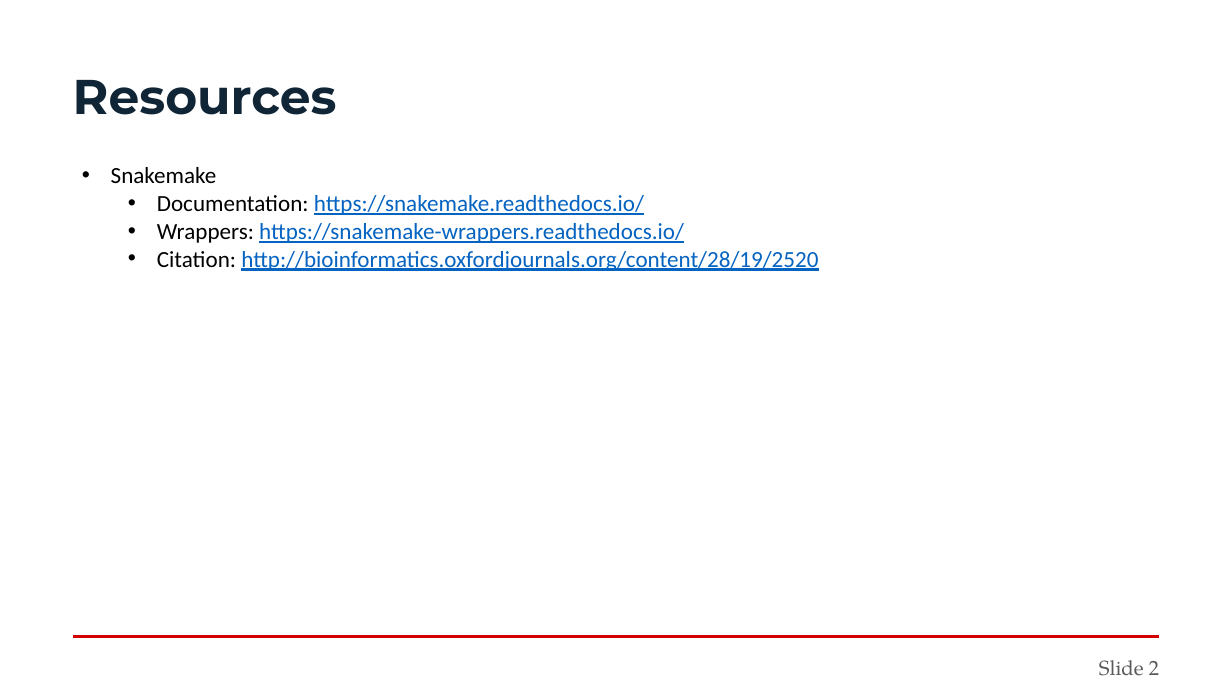
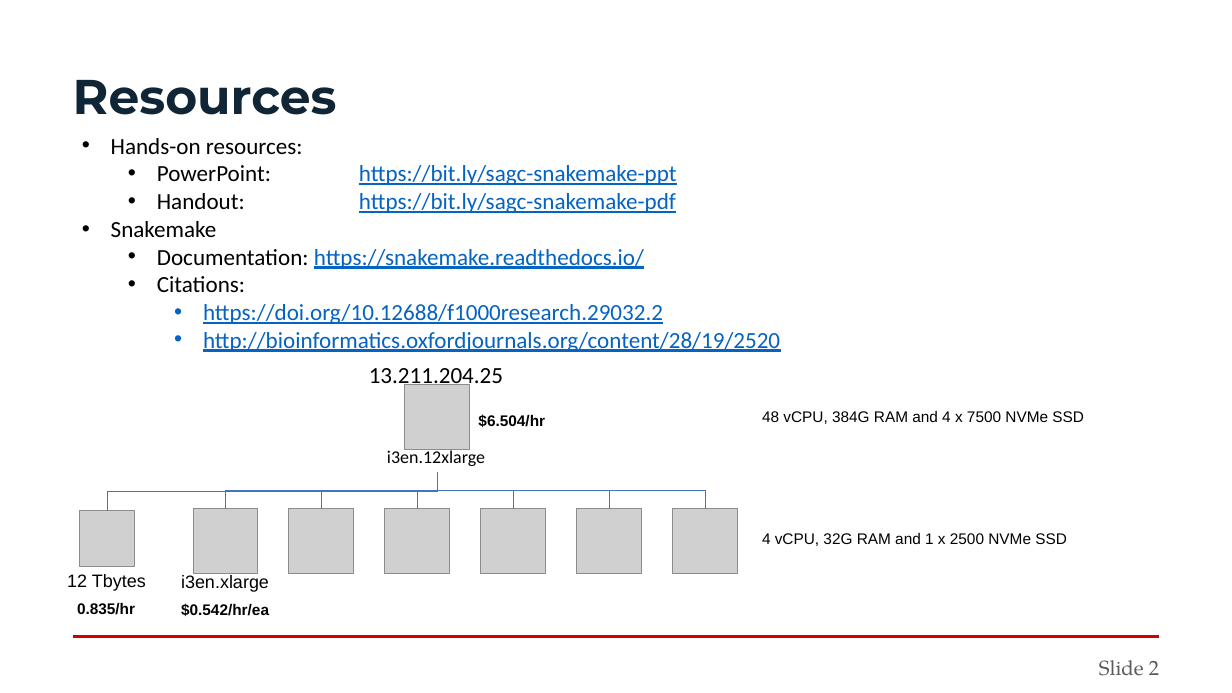
Before and after one commit to sagc-bioinformatics/2022-snakemake-workshop, a slide deck: slide 2 of Snakemake.pptx. Drawn at 1232x693 pixels with LibreOffice and Linux fonts; fonts in the diff are those of the drawing; grey boxes stand for pictures. Boxes give left, top, right and bottom in pixels: in the first picture for what was removed or moved away, otherwise in the second. Text is boxed around its words. In the diff, an @@ line names an element or a change of style, - is before the commit and + after.

Commit message:
Updated powerpoint

```diff
--- a/Snakemake.pptx
+++ b/Snakemake.pptx
@@ text "Hands-on resources:": place and size @@
-text "Hands-on resources:" at <box>111,167,818,271</box>
+text "Hands-on resources:" at <box>111,138,780,352</box>
@@ text at <box>111,138,677,213</box>: paragraphs added @@
+• Hands-on resources:
+  • PowerPoint: https://bit.ly/sagc-snakemake-ppt
+  • Handout: https://bit.ly/sagc-snakemake-pdf
@@ text at <box>157,276,780,352</box>: text changed @@
-  • Wrappers: https://snakemake-wrappers.readthedocs.io/
-  • Citation: http://bioinformatics.oxfordjournals.org/content/28/19/2520
+  • Citations:
+    • https://doi.org/10.12688/f1000research.29032.2
+    • http://bioinformatics.oxfordjournals.org/content/28/19/2520
@@ text added at <box>369,368,503,390</box>, 18 pt, text #000000 @@
+13.211.204.25
@@ picture added at <box>405,384,469,449</box> @@
@@ text added at <box>478,414,545,427</box>, 12 pt, text #000000, bold @@
+$6.504/hr
@@ text added at <box>762,411,1084,424</box>, 12 pt, text #000000 @@
+48 vCPU, 384G RAM and 4 x 7500 NVMe SSD
@@ text added at <box>387,448,485,466</box>, 14 pt, text #000000 @@
+i3en.12xlarge
@@ elbow line added from (437, 472) to (107, 511), #4472C4 0.5 pt @@
@@ elbow line added from (437, 472) to (225, 509), #4472C4 0.5 pt @@
@@ elbow line added from (437, 472) to (321, 509), #4472C4 0.5 pt @@
@@ elbow line added from (437, 472) to (417, 509), #4472C4 0.5 pt @@
@@ elbow line added from (437, 472) to (513, 509), #4472C4 0.5 pt @@
@@ elbow line added from (437, 472) to (609, 509), #4472C4 0.5 pt @@
@@ elbow line added from (437, 472) to (705, 509), #4472C4 0.5 pt @@
@@ picture added at <box>193,509,258,574</box> @@
@@ picture added at <box>289,509,354,574</box> @@
@@ picture added at <box>385,509,450,574</box> @@
@@ picture added at <box>480,509,545,574</box> @@
@@ picture added at <box>576,509,641,574</box> @@
@@ picture added at <box>672,509,737,574</box> @@
@@ picture added at <box>79,511,135,566</box> @@
@@ text added at <box>762,533,1067,546</box>, 12 pt, text #000000 @@
+4 vCPU, 32G RAM and 1 x 2500 NVMe SSD
@@ text added at <box>67,574,146,591</box>, 14 pt, text #000000 @@
+12 Tbytes
@@ text added at <box>181,575,269,592</box>, 14 pt, text #000000 @@
+i3en.xlarge
@@ text added at <box>77,603,135,615</box>, 12 pt, text #000000, bold @@
+0.835/hr
@@ text added at <box>181,603,269,616</box>, 12 pt, text #000000, bold @@
+$0.542/hr/ea
```
Also in this commit, not shown: 1 other file.
